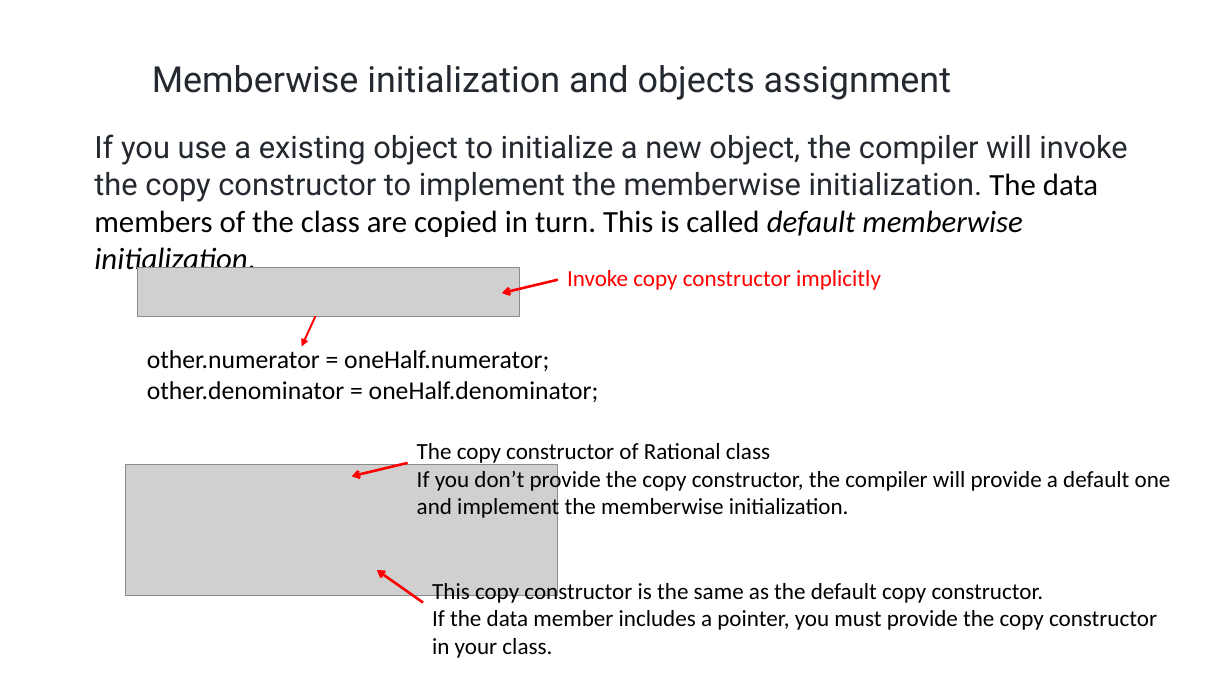
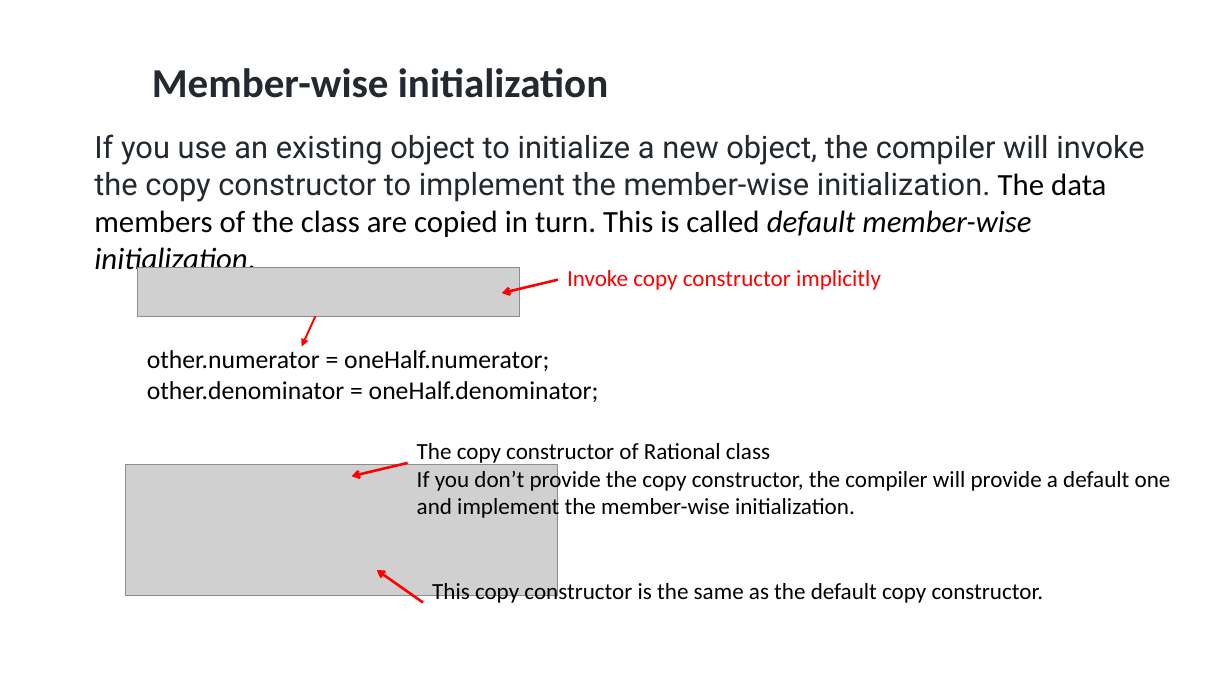
Before and after one commit to ShiqiYu/CPP, a slide deck: slide 7 of week10/Lab10.pptx. Drawn at 1232x693 pixels with LibreOffice and Linux fonts; fonts in the diff are those of the drawing; grey boxes stand for pictures; background and template pictures are left out. Boxes give left, top, right and bottom in pixels: in the first picture for what was removed or moved away, otherwise in the second. Text is boxed around its words. In the diff, an @@ line names an element or a change of style, - is before the commit and + after.

```diff
--- a/week10/Lab10.pptx
+++ b/week10/Lab10.pptx
@@ text at (152,68,608,98): text changed; size 28 to 32 pt; font Roboto to Calibri; bold on @@
-Memberwise initialization and objects assignment
+Member-wise initialization
@@ text at (94,134,1144,237): text changed @@
-If you use a existing object to initialize a new object, the compiler will invoke the copy constructor to implement the memberwise initialization. The data members of the class are copied in turn. This is called default memberwise initialization.
+If you use an existing object to initialize a new object, the compiler will invoke the copy constructor to implement the member-wise initialization. The data members of the class are copied in turn. This is called default member-wise initialization.
@@ text at (417,495,855,521): text changed @@
-and implement the memberwise initialization.
+and implement the member-wise initialization.
@@ text at (432,610,1157,658): paragraphs removed @@
-If the data member includes a pointer, you must provide the copy constructor
-in your class.
```
Also in this commit, not shown: 5 other slides changed, 1 slide added, 2 other files.
